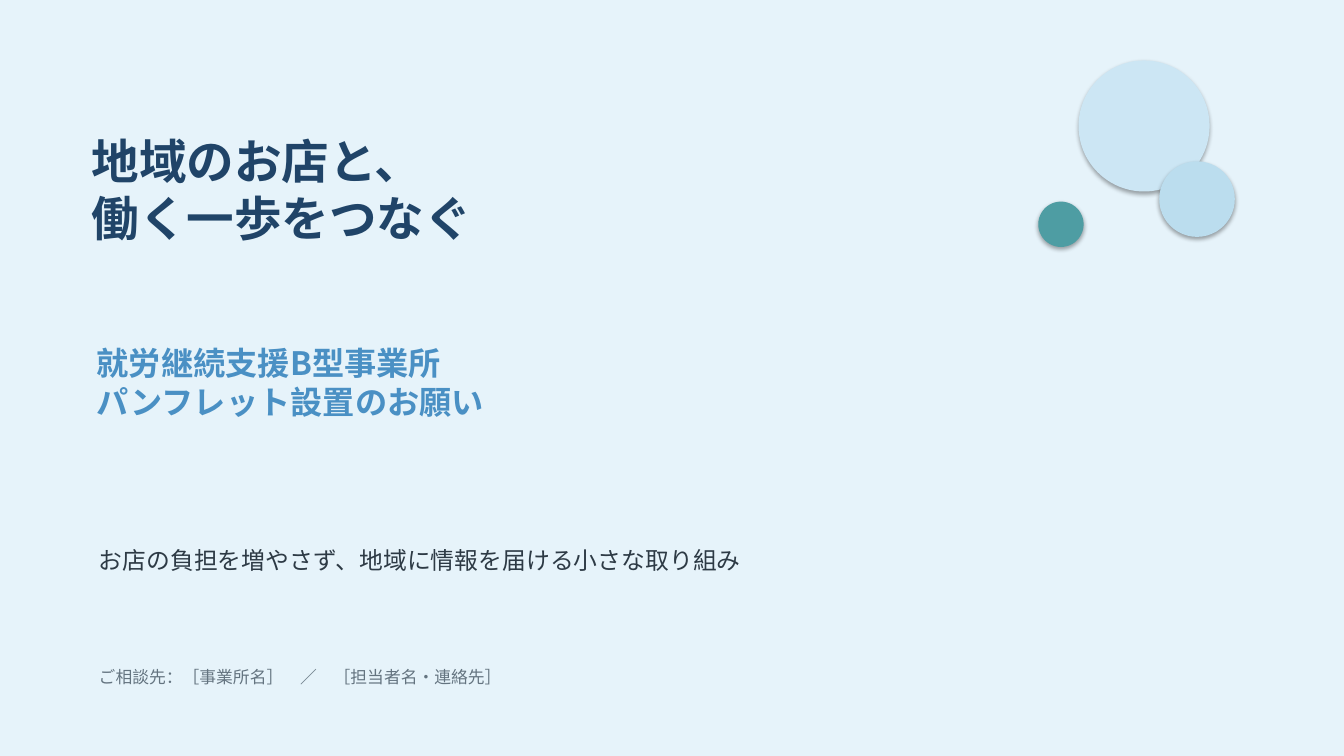
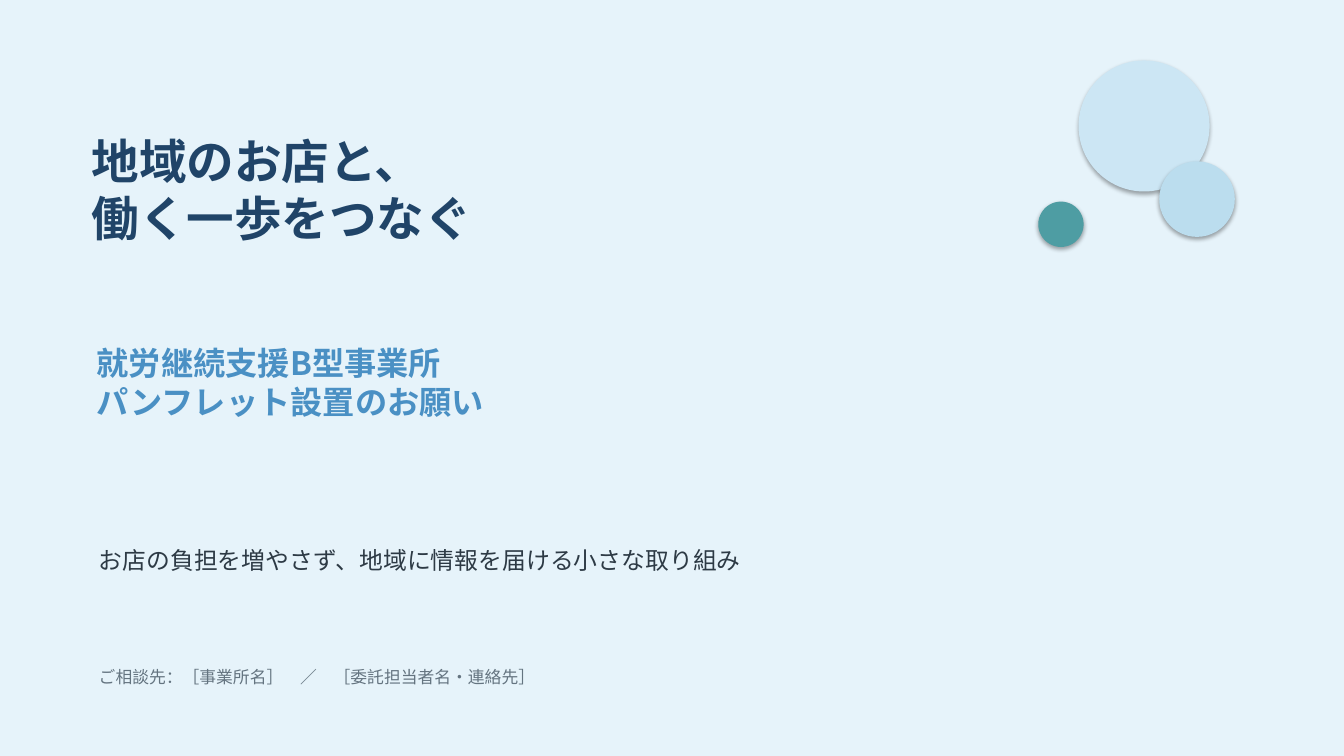
Before and after one commit to okayouhei/-, a slide deck: slide 1 of b型パンフレット設置のお願い_プレゼン.pptx. Drawn at 1344x756 pixels with LibreOffice and Linux fonts; fonts in the diff are those of the drawing. Boxes give left, top, right and bottom in pixels: in the first picture for what was removed or moved away, otherwise in the second. Text is boxed around its words. In the diff, an @@ line names an element or a change of style, - is before the commit and + after.

```diff
--- a/b型パンフレット設置のお願い_プレゼン.pptx
+++ b/b型パンフレット設置のお願い_プレゼン.pptx
@@ text at (x1=99, y1=669, x2=535, y2=685): text changed @@
-ご相談先：［事業所名］ ／ ［担当者名・連絡先］
+ご相談先：［事業所名］ ／ ［委託担当者名・連絡先］
```
Also in this commit, not shown: 3 other slides changed, 1 other file.
